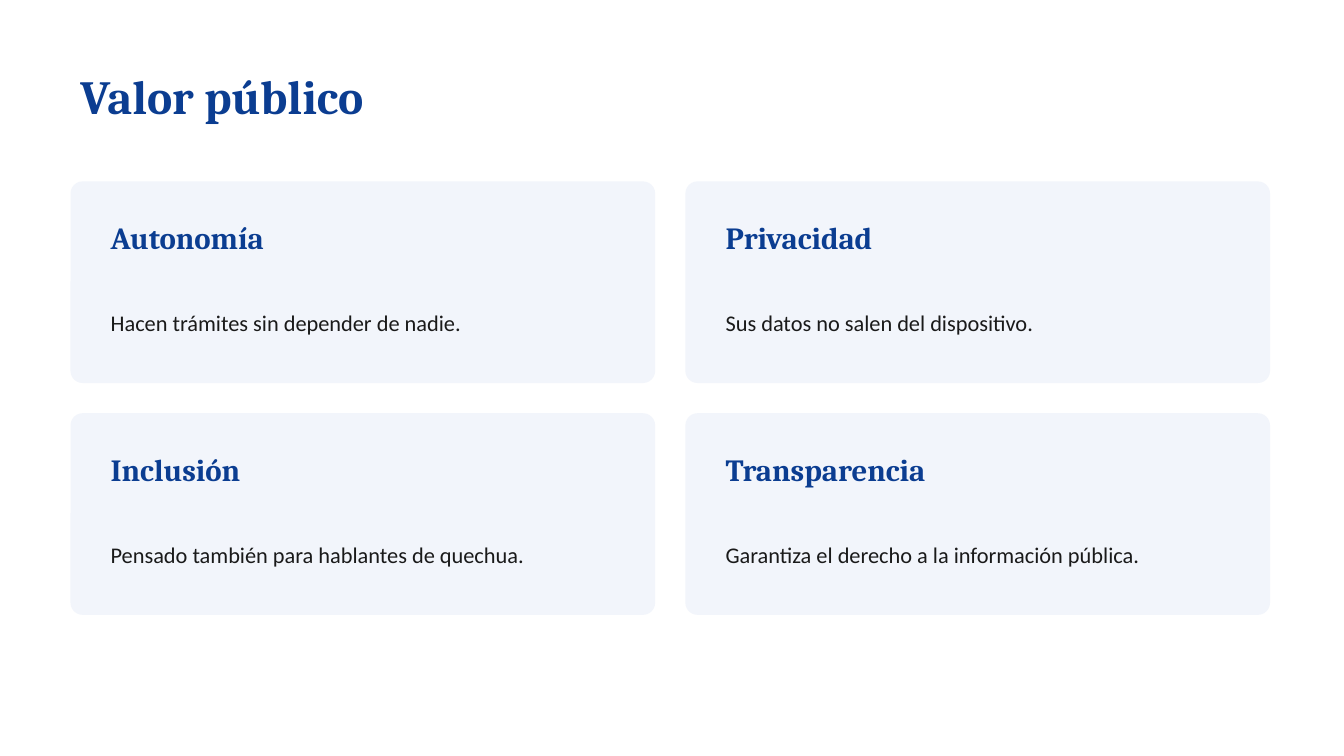
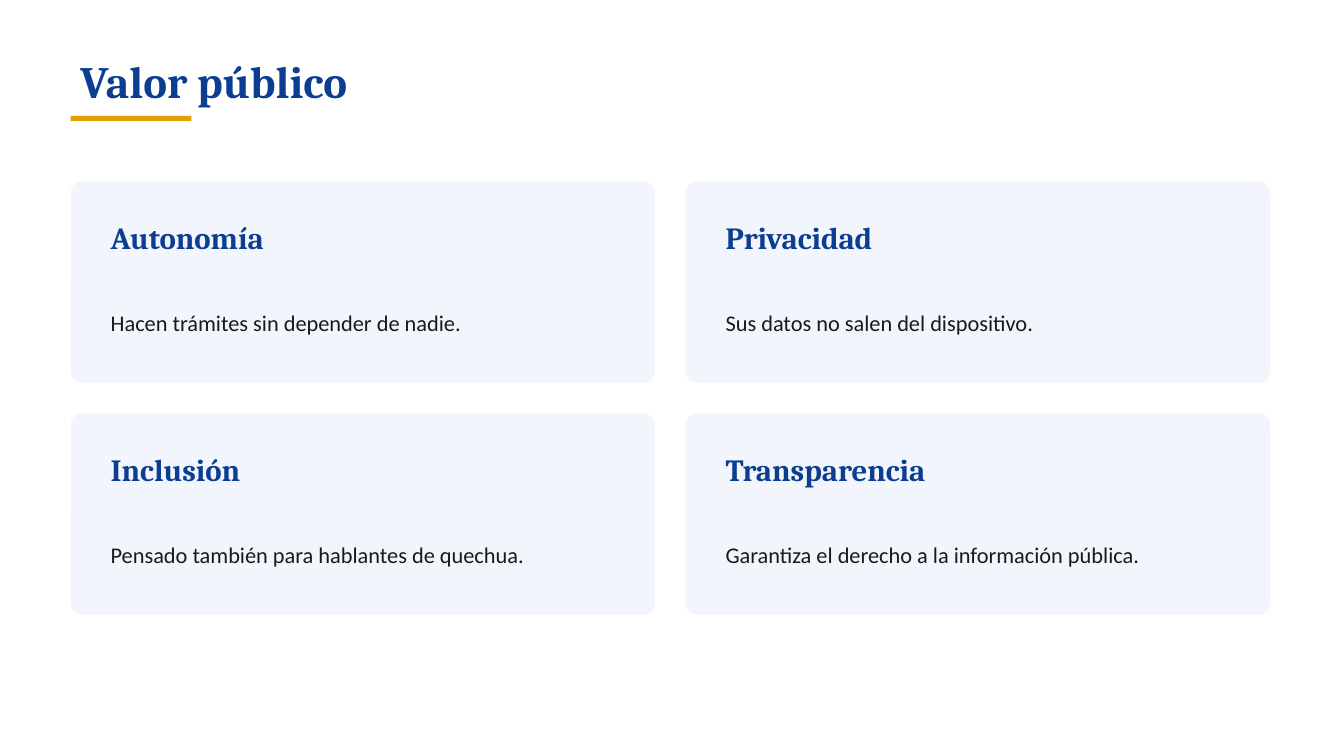
Before and after one commit to rodrigocabrera663-bot/ventanilla-inclusiva, a slide deck: slide 6 of Ventanilla-Inclusiva.pptx (slide 5 before the commit). Drawn at 1344x756 pixels with LibreOffice and Linux fonts; fonts in the diff are those of the drawing. Boxes give left, top, right and bottom in pixels: in the first picture for what was removed or moved away, otherwise in the second. Text is boxed around its words. In the diff, an @@ line names an element or a change of style, - is before the commit and + after.

```diff
--- a/Ventanilla-Inclusiva.pptx
+++ b/Ventanilla-Inclusiva.pptx
@@ text "Valor público": place and size @@
-text "Valor público" at [80,80,363,124]
+text "Valor público" at [80,66,347,108]
@@ text "Valor público" at [80,66,347,108]: size 34 to 32 pt @@
@@ rectangle added at [71,116,192,121], fill #E0A100 @@
```
Also in this commit, not shown: 4 other slides changed, 3 slides added, 2 slides removed, 5 other files.
